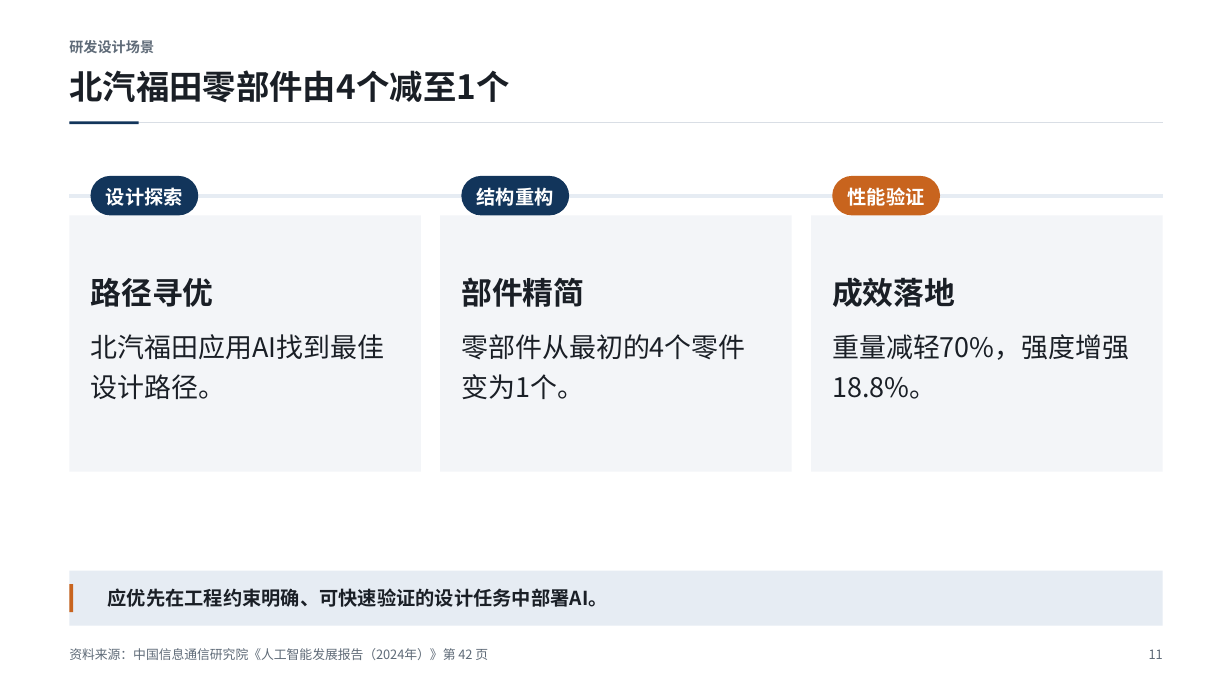
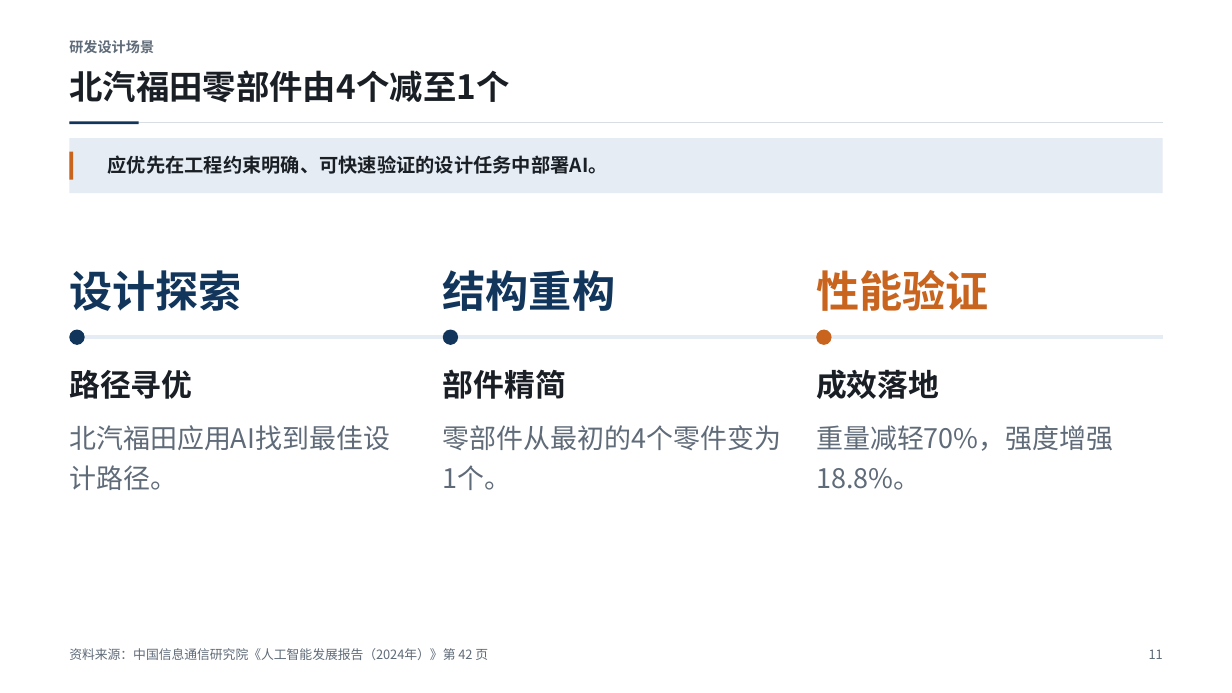
Before and after one commit to Liyilin66/ppt-agent, a slide deck: slide 11 of examples/caict-2024-sample.pptx. Drawn at 1232x693 pixels with LibreOffice and Linux fonts; fonts in the diff are those of the drawing. Boxes give left, top, right and bottom in pixels: in the first picture for what was removed or moved away, otherwise in the second. Text is boxed around its words. In the diff, an @@ line names an element or a change of style, - is before the commit and + after.

```diff
--- a/examples/caict-2024-sample.pptx
+++ b/examples/caict-2024-sample.pptx
@@ 2 rectangles, 1 text: place and size @@
-2 rectangles, 1 text at (69,571,1163,626)
+2 rectangles, 1 text at (69,139,1163,193)
@@ rounded rectangle removed at (91,176,199,215) @@
@@ rounded rectangle removed at (461,176,569,215) @@
@@ rounded rectangle removed at (833,176,941,215) @@
@@ rectangle removed at (69,215,421,471) @@
@@ rectangle removed at (440,215,792,471) @@
@@ rectangle removed at (811,215,1164,471) @@
@@ text "设计探索" at (69,270,241,311): size 15 to 33.6 pt, text colour #FFFFFF to #12355B; alignment centre to left; line spacing 19.5pt to 38.6pt; vertical alignment middle to top @@
@@ text "设计探索": place and size @@
-text "设计探索" at (106,187,183,206)
+text "设计探索" at (69,270,241,311)
@@ text "结构重构": place and size @@
-text "结构重构" at (477,187,554,206)
+text "结构重构" at (443,270,615,311)
@@ text "结构重构" at (443,270,615,311): size 15 to 33.6 pt, text colour #FFFFFF to #12355B; alignment centre to left; line spacing 19.5pt to 38.6pt; vertical alignment middle to top @@
@@ text "性能验证": place and size @@
-text "性能验证" at (848,187,925,206)
+text "性能验证" at (816,270,988,311)
@@ text "性能验证" at (816,270,988,311): size 15 to 33.6 pt, text colour #FFFFFF to #C8641E; alignment centre to left; line spacing 19.5pt to 38.6pt; vertical alignment middle to top @@
@@ line moved from (69, 196) - (1163, 196) to (69, 337) - (1163, 337) @@
@@ ellipse added at (69,330,85,346), fill #12355B @@
@@ ellipse added at (443,330,458,346), fill #12355B @@
@@ ellipse added at (816,330,832,346), fill #C8641E @@
@@ text "路径寻优": place and size @@
-text "路径寻优" at (90,278,213,307)
+text "路径寻优" at (69,370,192,399)
@@ text "部件精简": place and size @@
-text "部件精简" at (461,277,584,307)
+text "部件精简" at (443,369,566,399)
@@ text "成效落地": place and size @@
-text "成效落地" at (832,277,955,307)
+text "成效落地" at (816,369,939,399)
@@ text colour #1A1F26 to #5F6B78 in 3 elements at (816,425,1113,490), (443,425,781,490), (69,425,390,490) @@
@@ text "北汽福田应用AI找到最佳设计路径。": place and size @@
-text "北汽福田应用AI找到最佳设计路径。" at (90,334,384,399)
+text "北汽福田应用AI找到最佳设计路径。" at (69,425,390,490)
@@ text "零部件从最初的4个零件变为1个。": place and size @@
-text "零部件从最初的4个零件变为1个。" at (461,334,745,399)
+text "零部件从最初的4个零件变为1个。" at (443,425,781,490)
@@ text "重量减轻70%，强度增强18.8%。": place and size @@
-text "重量减轻70%，强度增强18.8%。" at (832,334,1129,399)
+text "重量减轻70%，强度增强18.8%。" at (816,425,1113,490)
```
Also in this commit, not shown: 10 other slides changed, 6 other files.
